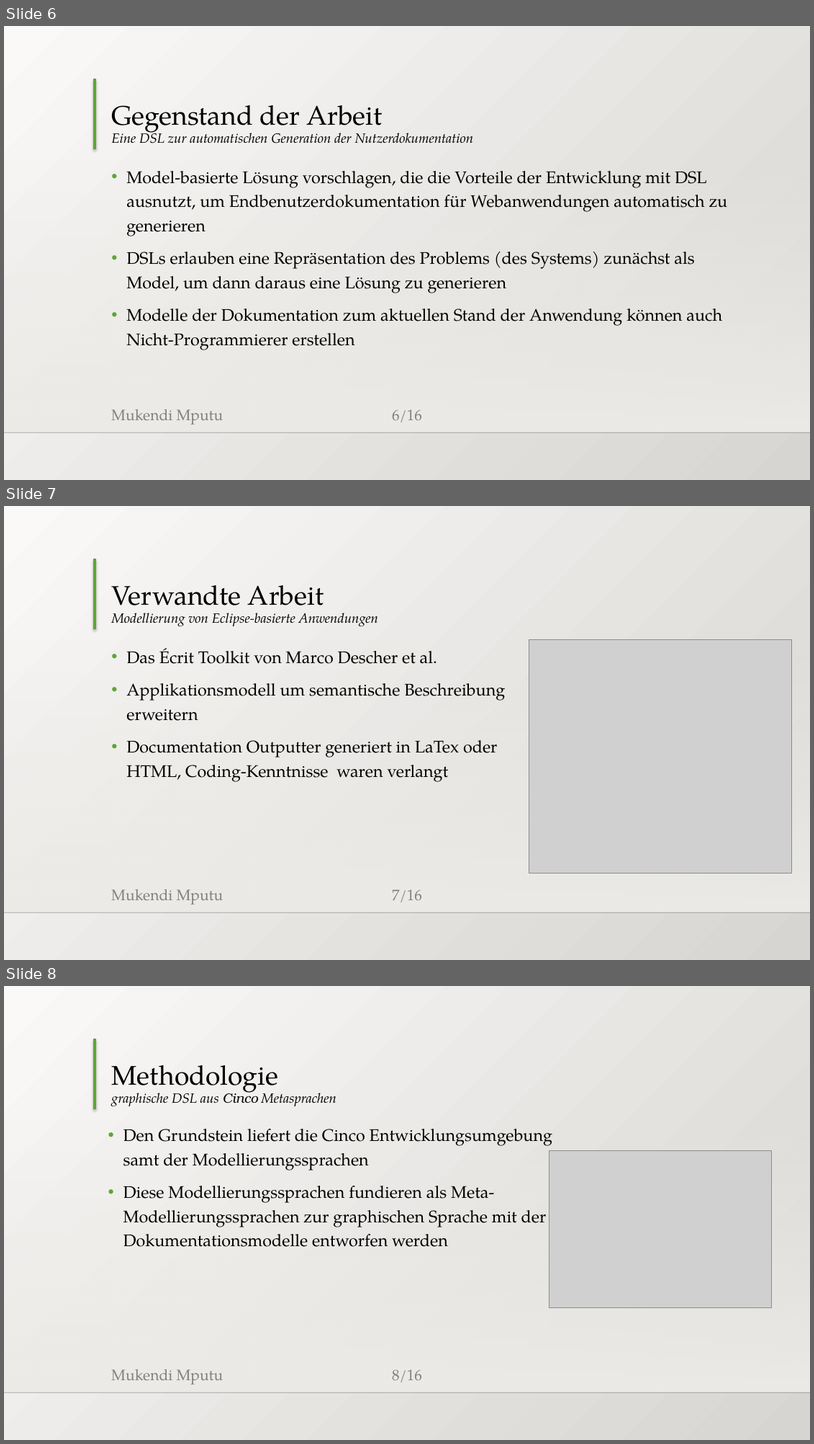
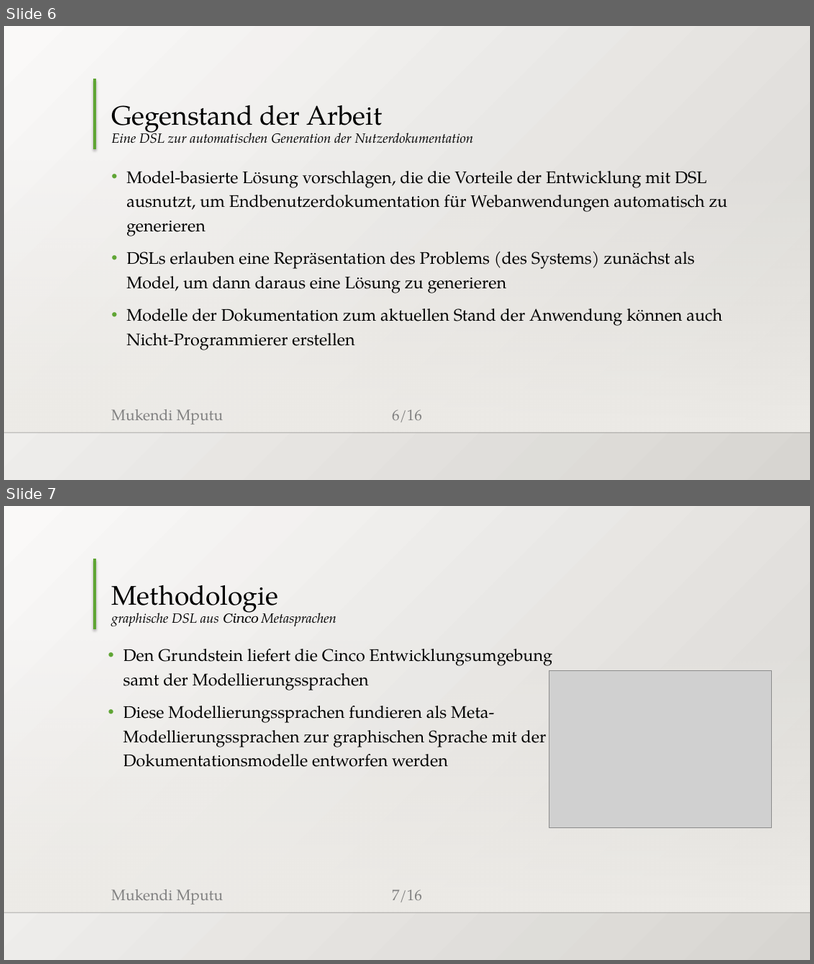
Before and after one commit to MukendiMputu/BachelorThesis, a slide deck: Abschlussvortrag.pptx. Shown one above the other, each under a label of ours: slides 6, 7 and 8 before the commit, slides 6 and 7 after it. The pictures are 814x1444 and 814x964 pixels, drawn with LibreOffice and Linux fonts; fonts in the diff are those of the drawing; grey boxes stand for pictures; background and template pictures are left out. Boxes give left, top, right and bottom in pixels: in the first picture for what was removed or moved away, otherwise in the second. Text is boxed around its words. In the diff, an @@ line names an element or a change of style, - is before the commit and + after.

```diff
--- a/Abschlussvortrag.pptx
+++ b/Abschlussvortrag.pptx
@@ slide 7 removed at (x1=4, y1=506, x2=810, y2=960), background gradient #FAFAF9 to #D7D5D2; not listed: 5 template elements that a slide beside it also shows @@
@@ title removed at (x1=111, y1=585, x2=378, y2=626) @@
-Verwandte Arbeit
-Modellierung von Eclipse-basierte Anwendungen
@@ text removed at (x1=126, y1=648, x2=505, y2=782) @@
-• Das Écrit Toolkit von Marco Descher et al.
-• Applikationsmodell um semantische Beschreibung erweitern
-• Documentation Outputter generiert in LaTex oder HTML, Coding-Kenntnisse waren verlangt
@@ picture removed at (x1=530, y1=639, x2=792, y2=872) @@
@@ what was slide 8 is now slide 7 @@
@@ page number at (x1=392, y1=889, x2=422, y2=902): text changed @@
-8/16
+7/16
```
Also in this commit, not shown: 1 slide added, 1 other slide removed, 1 other file.
